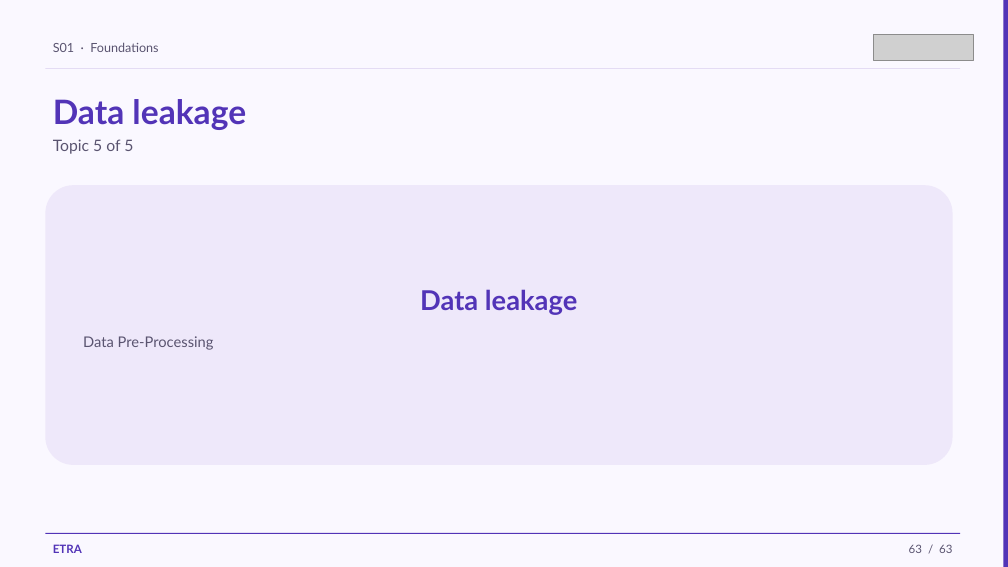
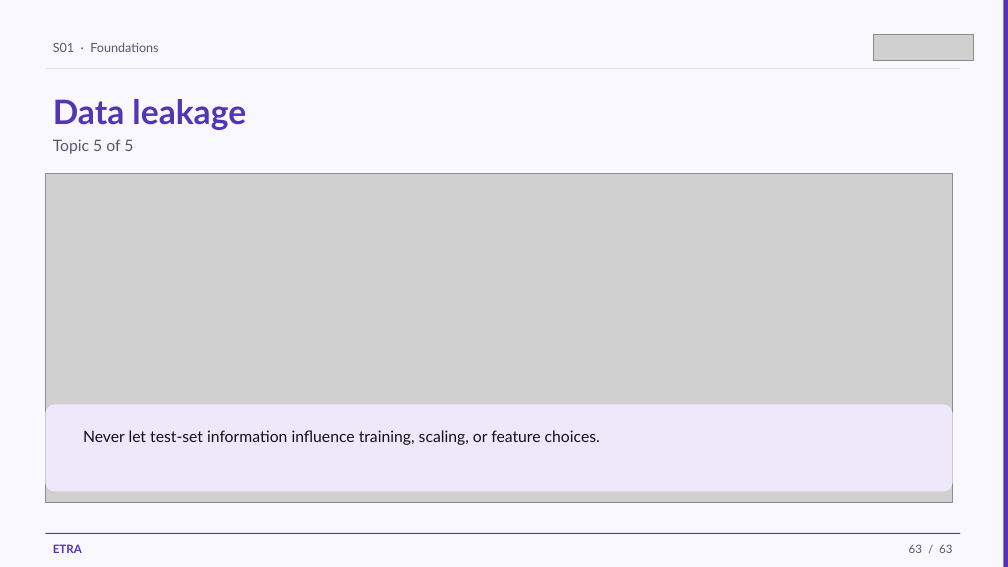
Before and after one commit to iksasa15/AI-ML, a slide deck: slide 63 of web-presentation/pdf-exports/Week1-Session1-Foundations.pptx. Drawn at 1008x567 pixels with LibreOffice and Linux fonts; fonts in the diff are those of the drawing; grey boxes stand for pictures. Boxes give left, top, right and bottom in pixels: in the first picture for what was removed or moved away, otherwise in the second. Text is boxed around its words. In the diff, an @@ line names an element or a change of style, - is before the commit and + after.

```diff
--- a/web-presentation/pdf-exports/Week1-Session1-Foundations.pptx
+++ b/web-presentation/pdf-exports/Week1-Session1-Foundations.pptx
@@ picture added at (45,174,953,502) @@
@@ text removed at (420,289,577,315) @@
-Data leakage
@@ rounded rectangle: place and size @@
-rounded rectangle at (45,185,953,465)
+rounded rectangle at (45,405,953,492)
@@ text at (83,430,600,445): text changed; size 14 to 15 pt; text colour #5A5470 to #121018 @@
-Data Pre-Processing
+Never let test-set information influence training, scaling, or feature choices.
```
Also in this commit, not shown: 33 other slides changed, 14 other files.
